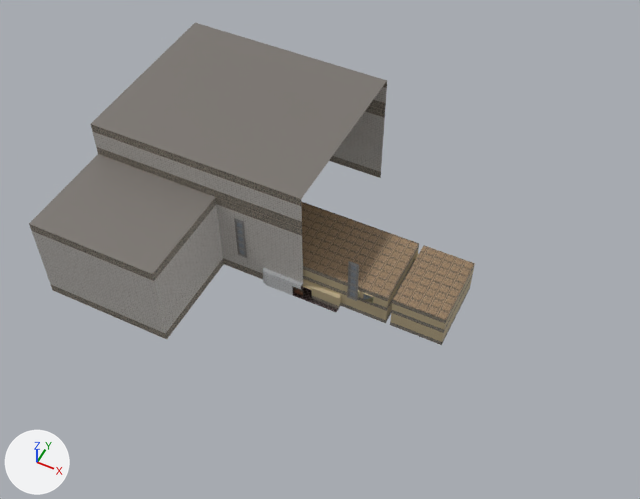
The COLLADA model res/models/pb_lobby/pb_lobby.dae: old version first, new version second.
Both versions are drawn from a 50 mm camera at (54.4, -119.3, 142.6) aimed at (0.9, -12.1, 8.7). Arrows for +X, +Y and +Z are at lower left; the lights stay in place. Where no turn or scale is listed for an object, it has been applied to the vertices. Vertices at the same position are counted once.
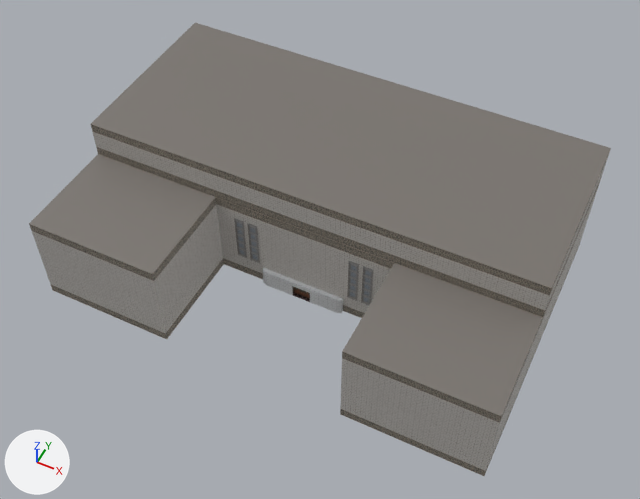
Changed parts and their boxes (x1, y1, x2, y2) in the pictures (640 x 499 px):
'Plane.003', reshaped (62% wider, 43% taller): before (29, 23, 387, 339); after (29, 23, 611, 476)
'Plane.061', reshaped (98% wider, 64% taller): before (263, 268, 303, 295); after (263, 268, 343, 313)
part 1 of me_plane_060, added: after (301, 283, 343, 313)
part 2 of me_plane_028, deleted (brown): before (390, 313, 444, 342)
part 3 of me_plane_076, added: after (301, 81, 611, 476)
'Plane.012', unchanged, covered by the edit: before (301, 201, 419, 298)
'Plane.053', unchanged, covered by the edit: before (393, 245, 475, 320)
'Plane', unchanged, covered by the edit: before (293, 247, 419, 320)

Edits to the bpy script that builds the scene:
```text
Change me_plane_060:
    used by ob_plane_061; location = (0.0, -19.0, 0.0)
    remove me_plane_060.from_pydata(...)  # 15 vertices, 17 faces; spans x -9.0..0.0, y 0.0..1.0, z 0.0..4.0
    add me_plane_060.from_pydata(...)  # 26 vertices, 34 faces; spans x -9.0..9.0, y 0.0..1.0, z 0.0..4.0
    me_plane_060 part 1
    11 vertices are added at x 2.0..9.0, y 0.0..1.0, z 0.0..4.0
    17 new faces join them
Change me_plane_028:
    used by ob_plane_048; location = (0.0, -10.0, 0.0)
    verts and faces of me_plane_028; kept vertices keep their numbers, new ones are numbered from 50
    before: 6 (19.0, -7.0, 4.0) at pixel (391, 312), 7 (19.0, -7.0, 1.0) at pixel (390, 321), 8 (30.0, -7.0, 1.0) at pixel (442, 342), 9 (30.0, -7.0, 4.0) at pixel (443, 332)
    remove me_plane_028.from_pydata(...)  # 50 vertices, 48 faces; spans x 19.0..30.0, y -7.0..9.0, z 1.0..7.0
    add me_plane_028.from_pydata(...)  # 50 vertices, 46 faces; spans x 19.0..30.0, y -7.0..9.0, z 1.0..7.0
    me_plane_028 part 2
    add delete_faces([(7, 9, 8), (6, 9, 7)])
Change me_plane_076:
    used by ob_plane_003; location = (0.0, -30.0, 0.0)
    remove me_plane_076.from_pydata(...)  # 102 vertices, 168 faces; spans x -47.0..0.0, y -10.0..51.0, z 0.0..28.0
    add me_plane_076.from_pydata(...)  # 176 vertices, 336 faces; spans x -47.0..47.0, y -10.0..51.0, z 0.0..28.0
    me_plane_076 part 3: 74 vertices added at x 19.0..47.0, y -10.0..51.0, z 0.0..28.0
```
